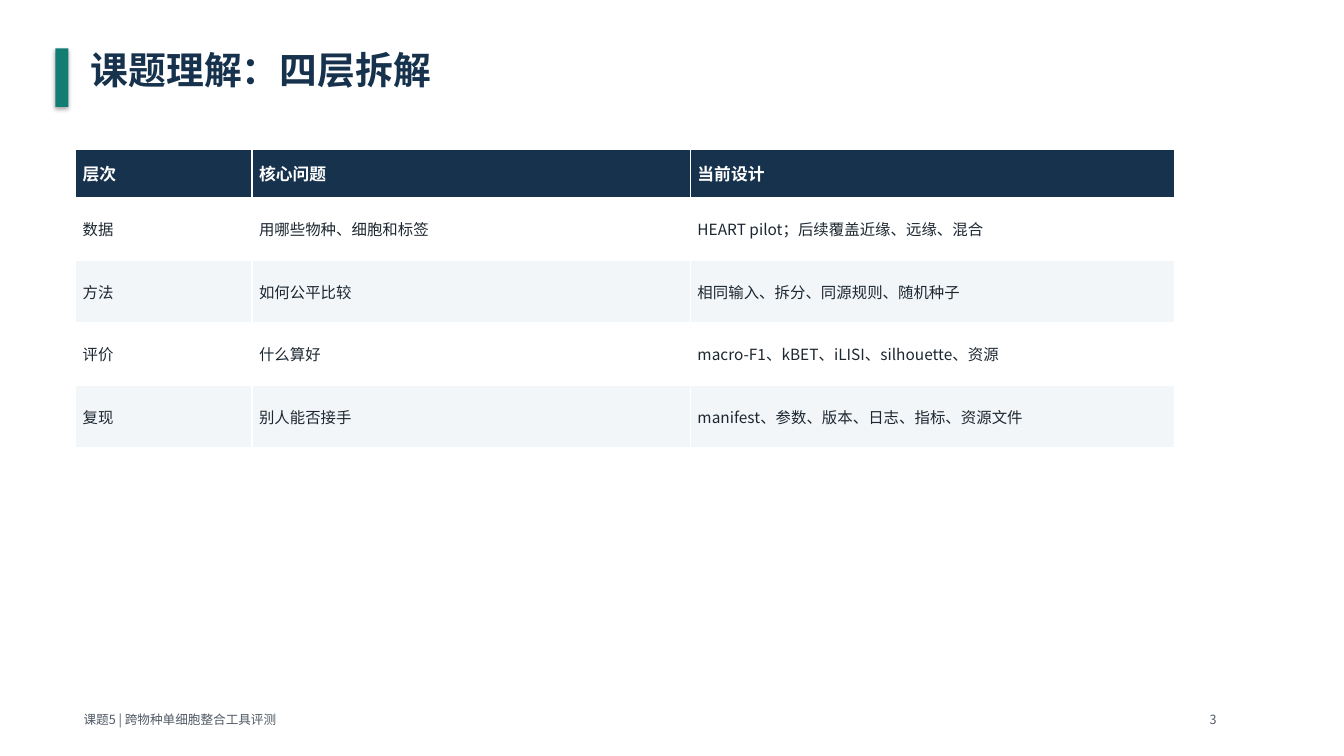
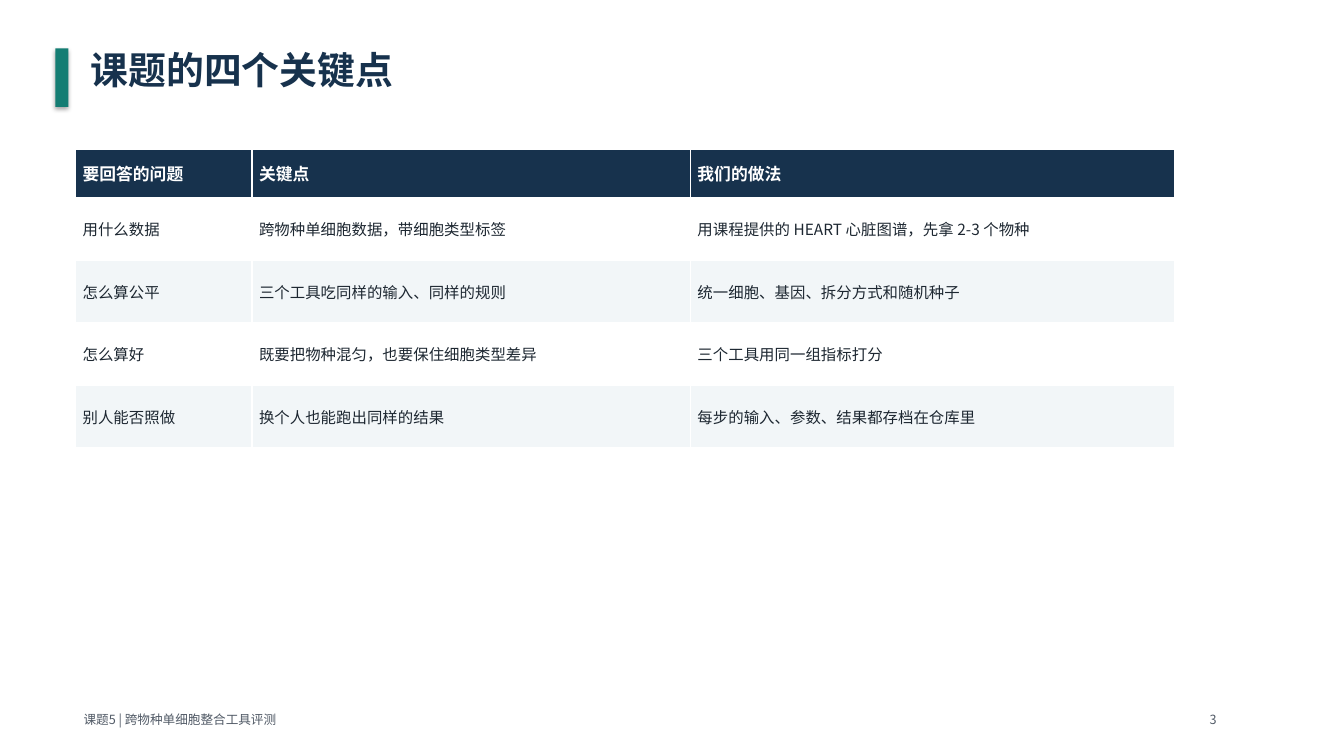
Before and after one commit to bernis-web/course5-prep, a slide deck: slide 3 of deliverables/course5-monday-presentation.pptx. Drawn at 1344x756 pixels with LibreOffice and Linux fonts; fonts in the diff are those of the drawing. Boxes give left, top, right and bottom in pixels: in the first picture for what was removed or moved away, otherwise in the second. Text is boxed around its words. In the diff, an @@ line names an element or a change of style, - is before the commit and + after.

```diff
--- a/deliverables/course5-monday-presentation.pptx
+++ b/deliverables/course5-monday-presentation.pptx
@@ text at (x1=91, y1=52, x2=393, y2=88): text changed @@
-课题理解：四层拆解
+课题的四个关键点
@@ table at (x1=76, y1=149, x2=1175, y2=448) @@
-row 1: 层次 | 核心问题 | 当前设计
+row 1: 要回答的问题 | 关键点 | 我们的做法
-row 2: 数据 | 用哪些物种、细胞和标签 | HEART pilot；后续覆盖近缘、远缘、混合
+row 2: 用什么数据 | 跨物种单细胞数据，带细胞类型标签 | 用课程提供的 HEART 心脏图谱，先拿 2-3 个物种
-row 3: 方法 | 如何公平比较 | 相同输入、拆分、同源规则、随机种子
+row 3: 怎么算公平 | 三个工具吃同样的输入、同样的规则 | 统一细胞、基因、拆分方式和随机种子
-row 4: 评价 | 什么算好 | macro-F1、kBET、iLISI、silhouette、资源
+row 4: 怎么算好 | 既要把物种混匀，也要保住细胞类型差异 | 三个工具用同一组指标打分
-row 5: 复现 | 别人能否接手 | manifest、参数、版本、日志、指标、资源文件
+row 5: 别人能否照做 | 换个人也能跑出同样的结果 | 每步的输入、参数、结果都存档在仓库里
```
Also in this commit, not shown: 5 other slides changed, 7 slides added, 7 slides removed, 2 other files.
